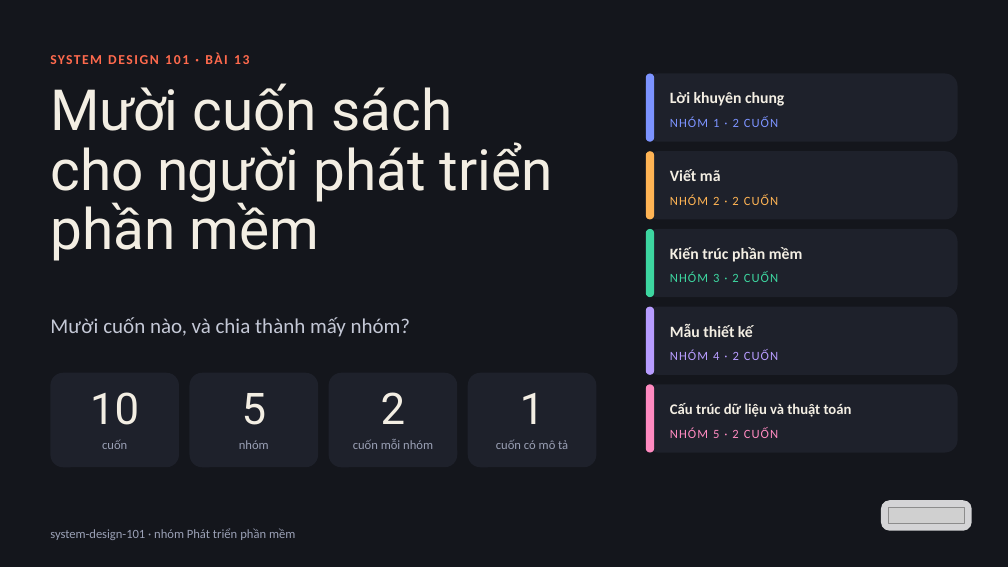
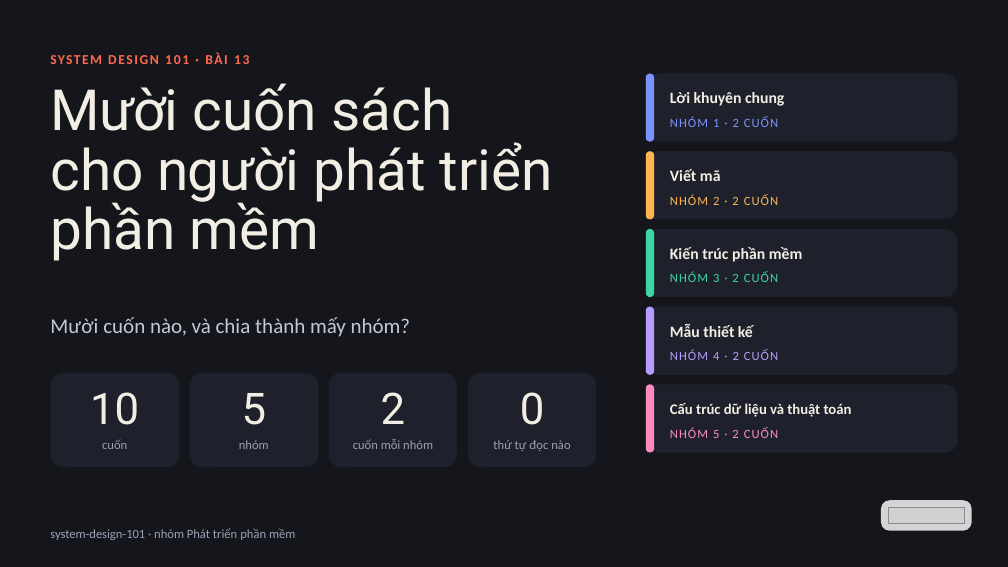
Before and after one commit to vohoailinh90/tool-marketing-studio, a slide deck: slide 1 of system-design-101/vi/lessons/sd-10-013/slides/sd-10-013.pptx. Drawn at 1008x567 pixels with LibreOffice and Linux fonts; fonts in the diff are those of the drawing; grey boxes stand for pictures. Boxes give left, top, right and bottom in pixels: in the first picture for what was removed or moved away, otherwise in the second. Text is boxed around its words. In the diff, an @@ line names an element or a change of style, - is before the commit and + after.

```diff
--- a/system-design-101/vi/lessons/sd-10-013/slides/sd-10-013.pptx
+++ b/system-design-101/vi/lessons/sd-10-013/slides/sd-10-013.pptx
@@ text at [520,392,545,425]: text changed @@
-1
+0
@@ text at [493,440,570,451]: text changed @@
-cuốn có mô tả
+thứ tự đọc nào
```
Also in this commit, not shown: 7 other slides changed, 4 other files.
